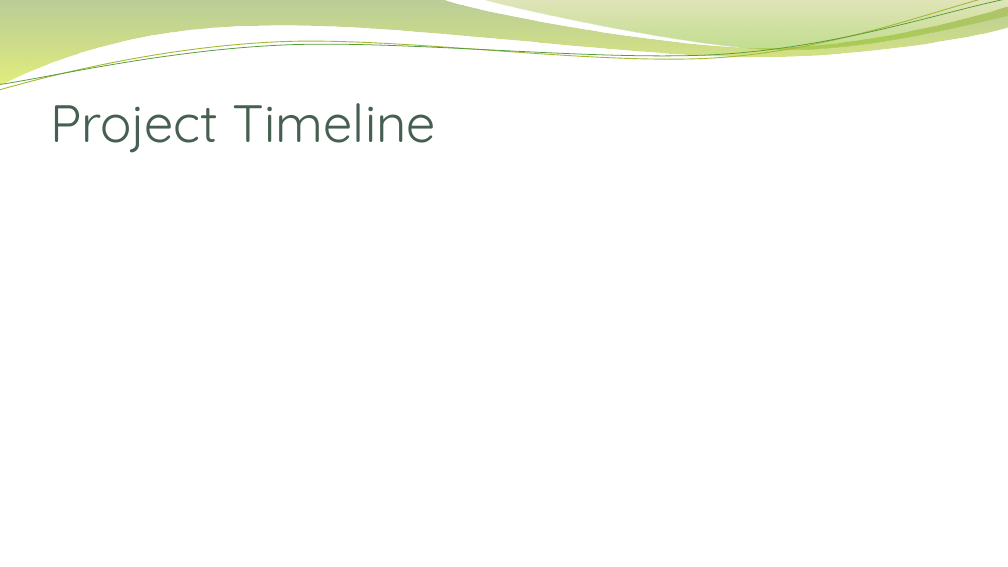
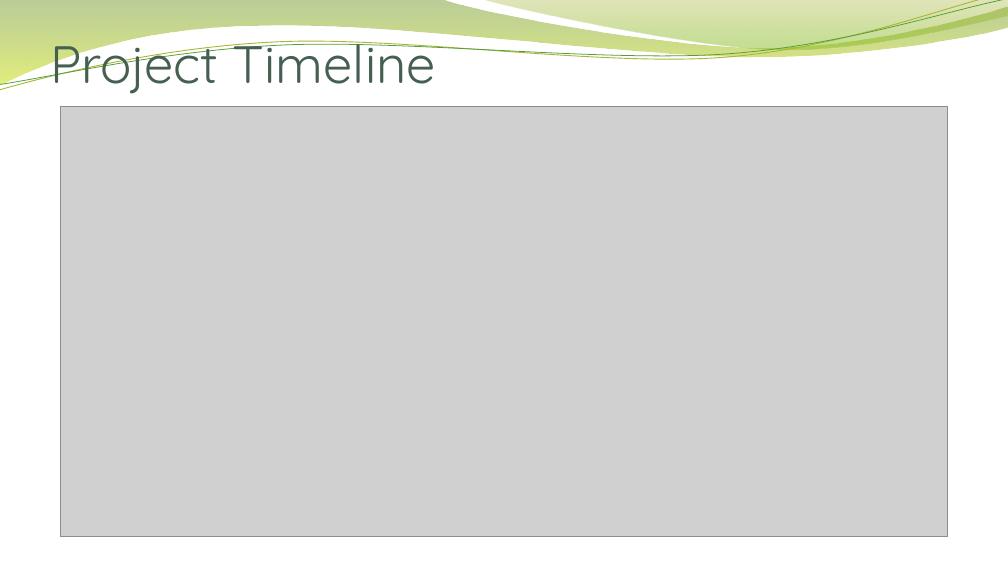
Before and after one commit to hphnngcquan/LaneDetection-OpenCV, a slide deck: slide 5 of docs/WeeklyNotes/Report-Sep28-2022-reasons-overview.pptx. Drawn at 1008x567 pixels with LibreOffice and Linux fonts; fonts in the diff are those of the drawing; grey boxes stand for pictures; background and template pictures are left out. Boxes give left, top, right and bottom in pixels: in the first picture for what was removed or moved away, otherwise in the second. Text is boxed around its words. In the diff, an @@ line names an element or a change of style, - is before the commit and + after.

```diff
--- a/docs/WeeklyNotes/Report-Sep28-2022-reasons-overview.pptx
+++ b/docs/WeeklyNotes/Report-Sep28-2022-reasons-overview.pptx
@@ title "Project Timeline" rewrapped from [50,103,436,153] to [50,29,436,94] @@
@@ picture added at [60,107,948,537] @@
```
Also in this commit, not shown: 1 other slide changed.
